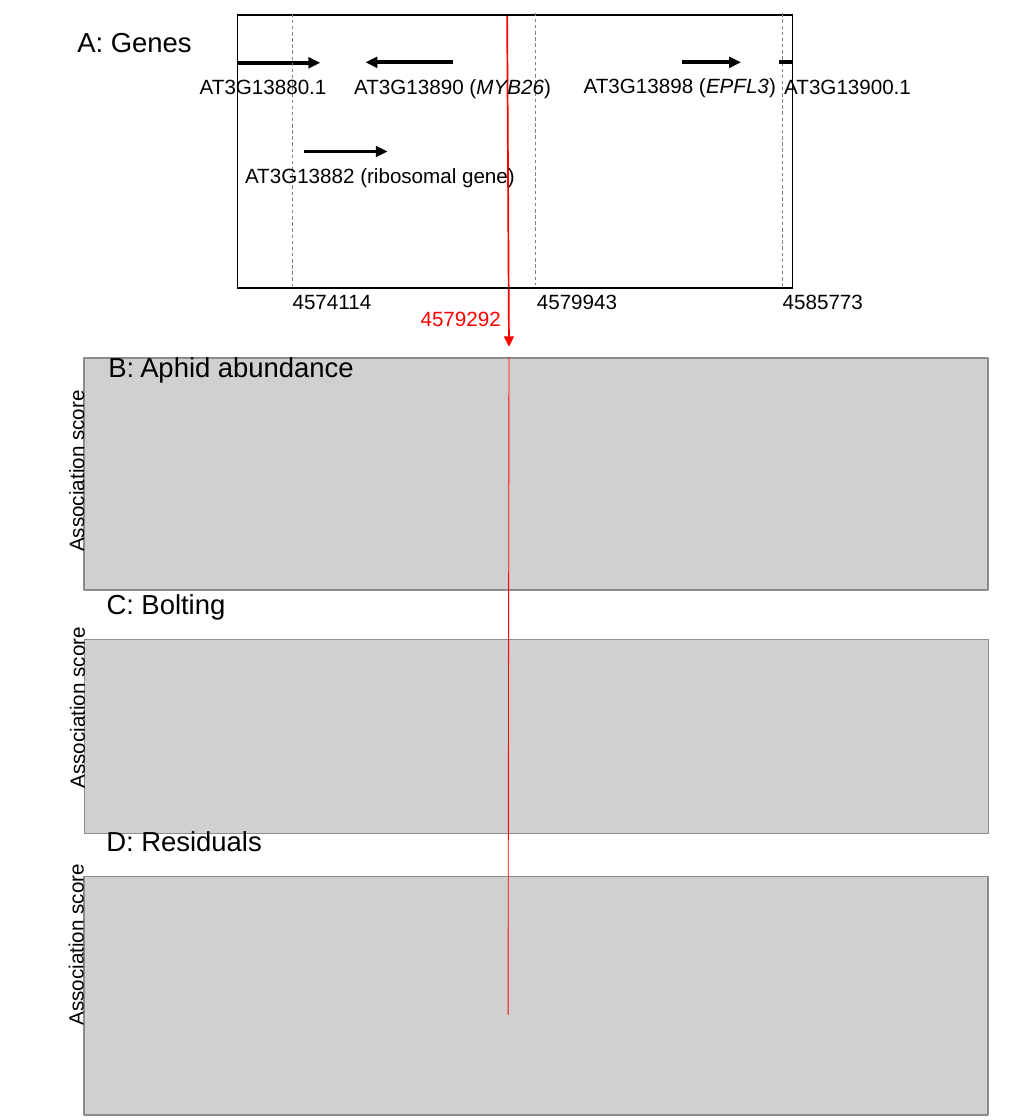
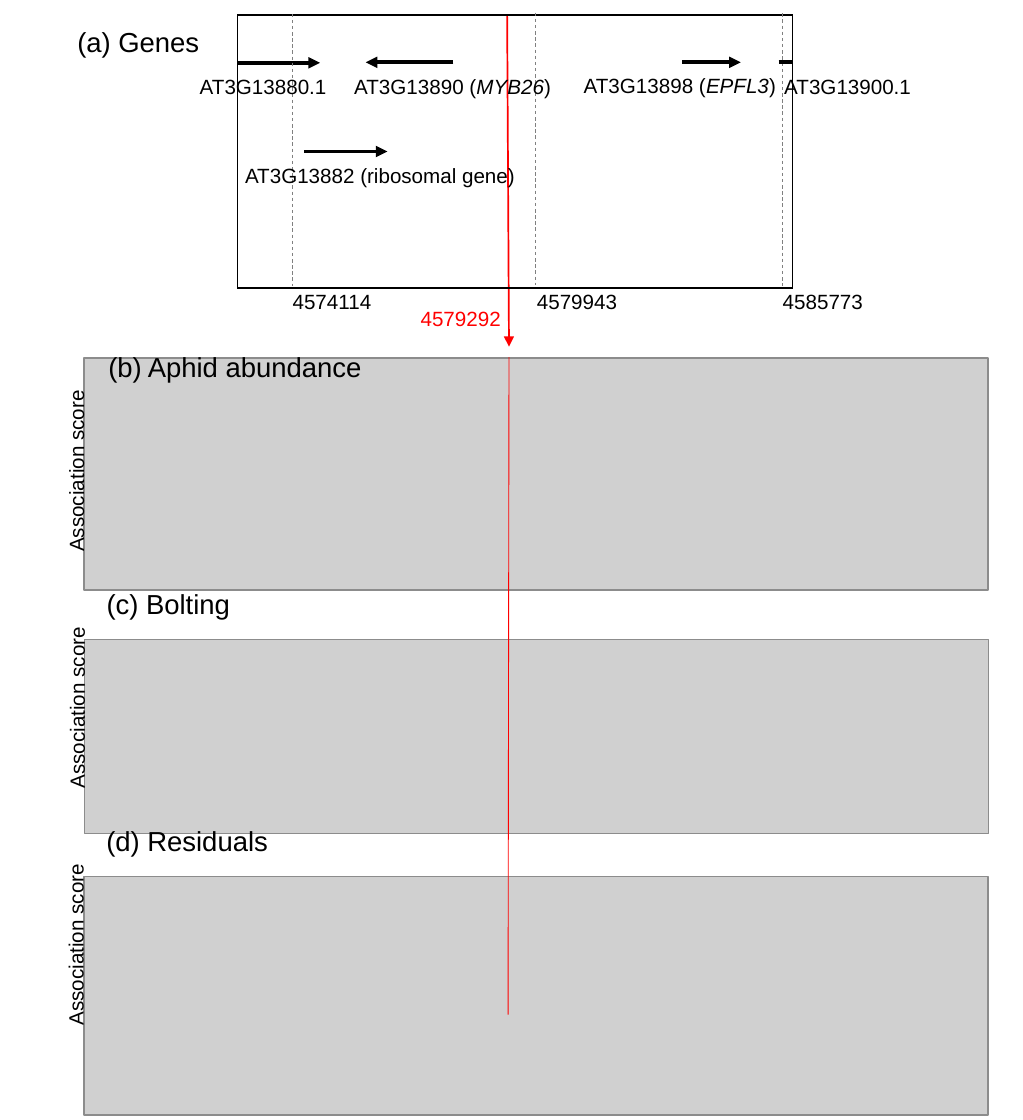
Before and after one commit to yassato/AraAphidGWAS, a slide deck: slide 1 of figures/fig1_comb.pptx. Drawn at 1023x1120 pixels with LibreOffice and Linux fonts; fonts in the diff are those of the drawing; grey boxes stand for pictures. Boxes give left, top, right and bottom in pixels: in the first picture for what was removed or moved away, otherwise in the second. Text is boxed around its words. In the diff, an @@ line names an element or a change of style, - is before the commit and + after.

```diff
--- a/figures/fig1_comb.pptx
+++ b/figures/fig1_comb.pptx
@@ text at [77,32,199,58]: text changed @@
-A: Genes
+(a) Genes
@@ text at [108,356,362,383]: text changed @@
-B: Aphid abundance
+(b) Aphid abundance
@@ text at [107,594,230,619]: text changed @@
-C: Bolting
+(c) Bolting
@@ text at [106,830,267,857]: text changed @@
-D: Residuals
+(d) Residuals
```
Also in this commit, not shown: 14 other files.
